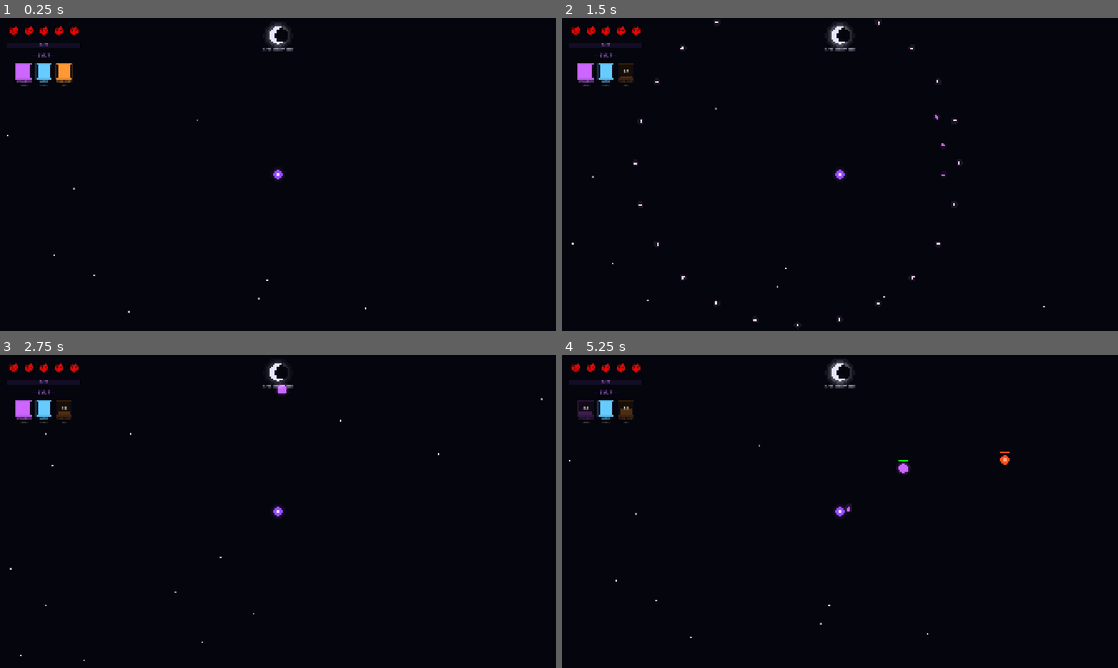
Above: before the commit, frames 1-4 (two rows, left to right).
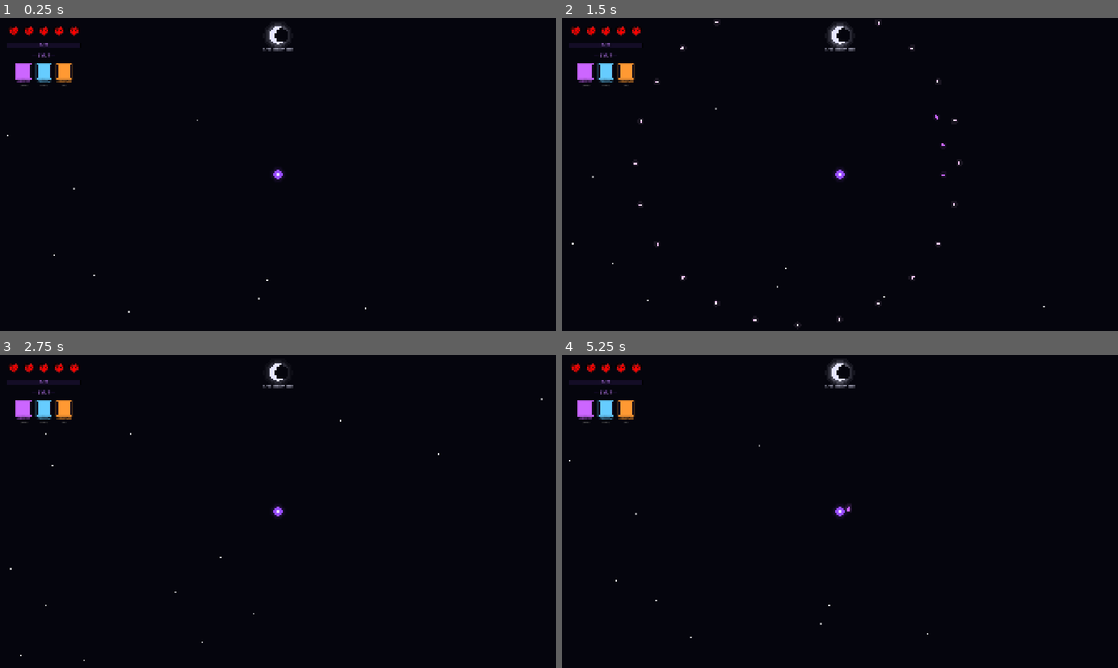
Above: after the commit, the same moments.

Repository: Himanshu-Jorwal/Disorder
Game: Godot game, scene res://Scenes/Game/world.tscn
Two runs of this game, one before a commit and one after it. Both use one fixed random seed, a clock stepped at 60 frames per second and the inputs below. This scene is started directly instead of the project's main scene.
Inputs (mouse positions are in pixels of both pictures, inside the frame that each line leads up to):
- Up to frame 1 (0.25 s): no input
- Up to frame 2 (1.5 s): tap Enter at 0.5 s; move the mouse to (962, 158) at 0.52 s; hold D 0.53-1.28 s; hold X 0.53-1.28 s; click (962, 158) at 0.67 s; move the mouse to (728, 190) at 1.27 s; hold S from 1.28 s (still down); tap X at 1.35 s
- Up to frame 3 (2.75 s): move the mouse to (333, 442) at 2.02 s; release S at 2.03 s; hold D from 2.03 s (still down); hold X from 2.03 s (still down)
- Up to frame 4 (5.25 s): move the mouse to (812, 574) at 2.77 s; release D at 2.78 s; release X at 2.78 s; hold W 2.78-3.53 s; tap X at 2.85, 4.35 s; click (812, 574) at 2.92 s; move the mouse to (1006, 558) at 3.52 s; hold X 3.53-4.28 s; hold A 3.53-5.03 s; move the mouse to (673, 464) at 4.27 s; move the mouse to (867, 511) at 5.02 s; hold S from 5.03 s (still down); hold X from 5.03 s (still down); click (867, 511) at 5.17 s

The runs differ from the first frame. In frame 1, less than 0.1% of the frame differs, in the area x 3-13%, y 19-21%; in frame 2, 0.2%; in frame 3, 0.3%; in frame 4, 0.5%, in the area x 2-81%, y 14-39%.
Error before the commit: Invalid call. Nonexistent function 'get_character' in base 'Nil'. (res://Scripts/Game/player.gd:49)
Error after the commit: Parse Error: Preload file "res://Scenes/Game/Mobs/lilith.tscn" does not exist. (res://Scripts/Game/world.gd:10)

Commit message:
Freeze moon cycle and stop spawning during Lilith fight

Diff:
--- a/Zenith-0.0.0/Scripts/Game/world.gd
+++ b/Zenith-0.0.0/Scripts/Game/world.gd
@@ -7,6 +7,7 @@
 const KAEL_SCENE = preload("res://Scenes/Game/Mobs/kael.tscn")
 const GRAVEN_SCENE = preload("res://Scenes/Game/Mobs/graven.tscn")
 const MALAKAR_SCENE = preload("res://Scenes/Game/Mobs/malakar.tscn")
+const LILITH_SCENE = preload("res://Scenes/Game/Mobs/lilith.tscn")
 
 var base_spawn_interval = 2.0
 var spawn_interval = 2.0
@@ -24,6 +25,8 @@
 
 var graven_spawned = false
 var malakar_spawned = false
+var lilith_spawned = false
+var boss_active = false
 
 func _ready():
 	player = $Player
@@ -32,6 +35,7 @@
 	pause_menu = $PauseMenu
 	player.upgrade_menu = $UpgradeMenu
 	moon.phase_changed.connect(_on_phase_changed)
+	moon.cycle_completed.connect(_on_cycle_completed)
 	hud.update_moon(moon.get_phase_name())
 	$WorldBorder.player = player
 
@@ -44,7 +48,7 @@
 		difficulty += 0.15
 		base_spawn_interval = max(0.4, base_spawn_interval - 0.1)
 
-	if spawn_timer >= spawn_interval:
+	if spawn_timer >= spawn_interval and not boss_active:
 		spawn_enemy()
 		spawn_timer = 0.0
 
@@ -101,6 +105,8 @@
 		malakar_spawned = false
 
 func apply_phase_effects(phase):
+	if boss_active:
+		return
 	match phase:
 		0: spawn_interval = base_spawn_interval
 		1: spawn_interval = base_spawn_interval * 0.8
@@ -136,3 +142,29 @@
 	malakar.apply_phase(current_phase)
 	malakar.apply_difficulty(difficulty)
 	add_child(malakar)
+
+func _on_cycle_completed(cycle_number):
+	print("Cycle completed: ", cycle_number)
+	if not boss_active:
+		_spawn_lilith()
+
+func _spawn_lilith():
+	boss_active = true
+	spawn_timer = 0.0
+	spawn_interval = 9999.0
+	moon.paused = true
+	$HUD.get_node("Moon").visible = false
+	var lilith = LILITH_SCENE.instantiate()
+	var angle = randf() * TAU
+	var spawn_pos = player.global_position + Vector2(cos(angle), sin(angle)) * 500.0
+	spawn_pos.x = clamp(spawn_pos.x, -1450, 1450)
+	spawn_pos.y = clamp(spawn_pos.y, -950, 950)
+	lilith.setup(spawn_pos, player, self)
+	lilith.apply_difficulty(difficulty)
+	add_child(lilith)
+
+func lilith_defeated():
+	boss_active = false
+	spawn_interval = base_spawn_interval
+	moon.paused = false
+	$HUD.get_node("Moon").visible = true
